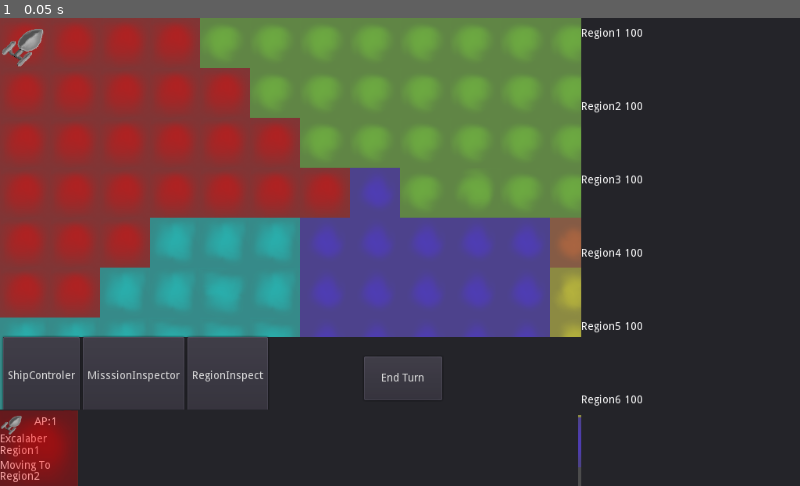
Above: before the commit, frame 1.
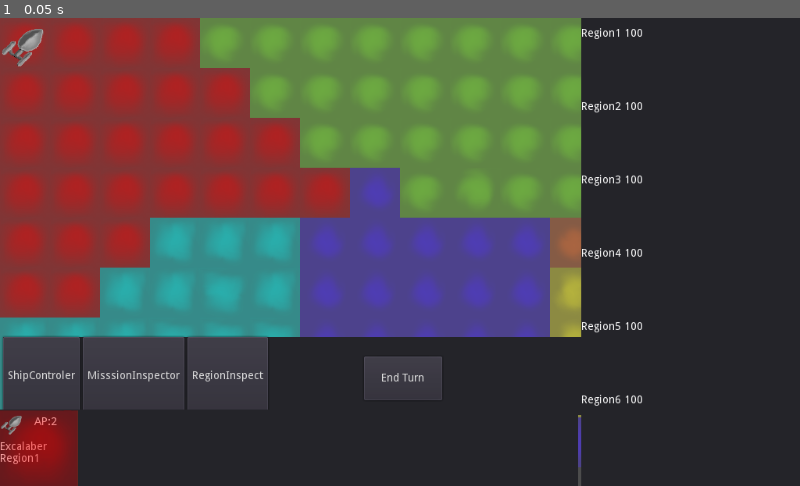
Above: after the commit, the same moment.

Repository: AngryMajor/StarShipGame
Game: Godot game, scene res://General/Main.tscn
Same seed, same stepped clock (60 frames per second), same inputs: the game is played once before the commit and once after it.
Inputs:
- Up to frame 1 (0.05 s): no input

The runs differ from the first frame. In frame 1, 0.3% of the frame differs, in the area x 0-8%, y 85-100%.

Commit message:
adjusted screen edge scrolling to scale based on how close to the edge of screen the currser is

Diff:
--- a/General/Main.tscn
+++ b/General/Main.tscn
@@ -50,9 +50,8 @@
 smoothing_enabled = true
 smoothing_speed = 10.0
 script = ExtResource( 10 )
-speed = 400
 ScreenScrollspeed = 300
-screenScrollDistance = 10
+screenScrollDistance = 30
 
 [node name="GUILayer" type="CanvasLayer" parent="."]
 
--- a/General/MapCamera.gd
+++ b/General/MapCamera.gd
@@ -7,6 +7,11 @@
 
 var velocity := Vector2()
 var scrollVelocity := Vector2()
+
+func _physics_process(delta):
+	get_input()
+	var move_vector = velocity + scrollVelocity
+	self.transform = self.transform.translated(move_vector*delta)
 
 func get_input():
 	velocity = Vector2()
@@ -20,26 +25,23 @@
 		velocity.y -= 1
 	velocity = velocity.normalized() * speed
 
-func _physics_process(delta):
-	get_input()
-	var move_vector = velocity + scrollVelocity
-	self.transform = self.transform.translated(move_vector*delta)
+func _input(event):
 
-func _input(event):
 	if event is InputEventMouseMotion:
-
 		var windowSize = OS.get_window_size()
 		scrollVelocity = Vector2()
 		if event.position.x < screenScrollDistance:
-			scrollVelocity.x -= 1
+			scrollVelocity.x += (event.position.x - screenScrollDistance)/screenScrollDistance
 		if event.position.y < screenScrollDistance:
-			scrollVelocity.y -= 1
+			scrollVelocity.y += (event.position.y - screenScrollDistance)/screenScrollDistance
 		if event.position.x > windowSize.x - screenScrollDistance:
-			scrollVelocity.x += 1
+			scrollVelocity.x -= (event.position.x - windowSize.x - screenScrollDistance)/screenScrollDistance
 		if event.position.y > windowSize.y - screenScrollDistance:
-			scrollVelocity.y += 1
+			scrollVelocity.y -= (event.position.y - windowSize.y - screenScrollDistance)/screenScrollDistance
 
-		scrollVelocity = scrollVelocity.normalized() * speed
+		scrollVelocity = scrollVelocity * speed
+		#scrollVelocity = scrollVelocity.normalized() * speed
+
 
 func _notification(blah):
 	match blah:
--- a/General/Ship.gd
+++ b/General/Ship.gd
@@ -5,16 +5,16 @@
 
 signal DataUpdated
 
-export(int) var baseAP :int = 1
-export(int) var currAP :int = 1 setget _set_curr_ap
+export(int) var baseAP :int = 2
+export(int) var currAP :int = 2 setget _set_curr_ap
+
+var route = []
+
+var region : Region
 
 func _set_curr_ap(value):
 	currAP = value
 	emit_signal("DataUpdated")
-
-var route = []
-
-var region : Region
 
 func _enter_tree():
 	GameState.connect("time_progressed",self,"on_time_progressed")
@@ -27,6 +27,14 @@
 
 func init(region):
 	self.region = region
+
+func set_mission_target(mission:Mission):
+	if currAP <= 0:
+		return
+
+	if mission.region == self.region:
+		mission.complete()
+		self.currAP -= 1
 
 func set_destination(destination:Region):
 	if currAP <= 0:
--- a/General/ShipControlerMouse.gd
+++ b/General/ShipControlerMouse.gd
@@ -2,7 +2,12 @@
 
 func handel_input(event_dict):
 	var coords = event_dict["tileCoords"]
-	var region = GameState.world.regionMap.get_region_for(coords)
 	var shipComp = GameState.world.get_componnet("ShipComp")
 	var ship = shipComp.get_ships()[0]
+	var missionControler = GameState.world.get_componnet("MissionComp") as MissionComp
+	var missionAt = missionControler.mission_at(coords)
+	if missionAt != null:
+		ship.set_mission_target(missionAt)
+
+	var region = GameState.world.regionMap.get_region_for(coords)
 	ship.set_destination(region)
--- a/ShipGUICard.tscn
+++ b/ShipGUICard.tscn
@@ -61,28 +61,16 @@
 text = "111"
 
 [node name="ShipLabel" type="Label" parent="."]
-margin_top = 31.0
+margin_top = 41.0
 margin_right = 52.0
-margin_bottom = 45.0
+margin_bottom = 55.0
 text = "My_Ship"
 
 [node name="LocationLable" type="Label" parent="."]
-margin_top = 46.0
+margin_top = 56.0
 margin_right = 55.0
-margin_bottom = 60.0
+margin_bottom = 70.0
 text = "Region1"
-
-[node name="ActionLable" type="Label" parent="."]
-margin_top = 65.0
-margin_right = 65.0
-margin_bottom = 79.0
-text = "Moving To"
-
-[node name="TargetLable" type="Label" parent="."]
-margin_top = 79.0
-margin_right = 65.0
-margin_bottom = 93.0
-text = "Region2"
 
 [node name="ShipButton" type="TextureButton" parent="."]
 margin_top = 1.0
--- a/project.godot
+++ b/project.godot
@@ -90,6 +90,7 @@
 
 v-s=false
 syn=false
+input=false
 
 [input]
 
@@ -113,6 +114,11 @@
 "events": [ Object(InputEventKey,"resource_local_to_scene":false,"resource_name":"","device":0,"alt":false,"shift":false,"control":false,"meta":false,"command":false,"pressed":false,"scancode":0,"physical_scancode":83,"unicode":0,"echo":false,"script":null)
  ]
 }
+Screen_drag_button={
+"deadzone": 0.5,
+"events": [ Object(InputEventMouseButton,"resource_local_to_scene":false,"resource_name":"","device":0,"alt":false,"shift":false,"control":false,"meta":false,"command":false,"button_mask":0,"position":Vector2( 0, 0 ),"global_position":Vector2( 0, 0 ),"factor":1.0,"button_index":3,"pressed":false,"doubleclick":false,"script":null)
+ ]
+}
 
 [physics]
 
Not shown, changed: .mono/metadata/ide_messaging_meta.txt
